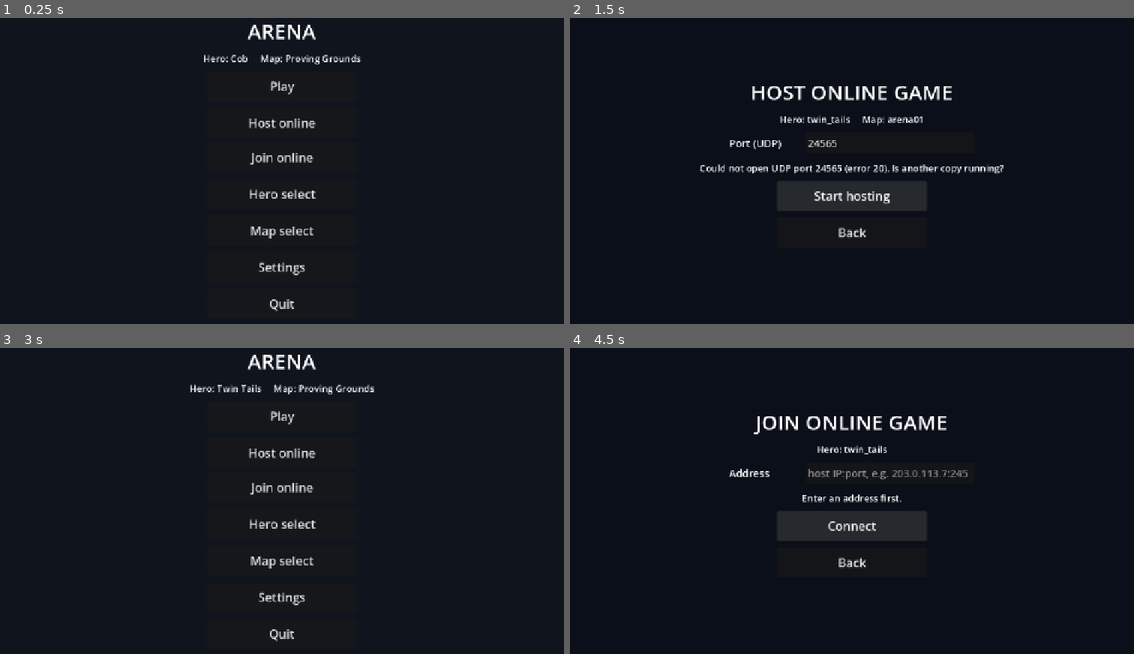
Above: before the commit, frames 1-4 (two rows, left to right).
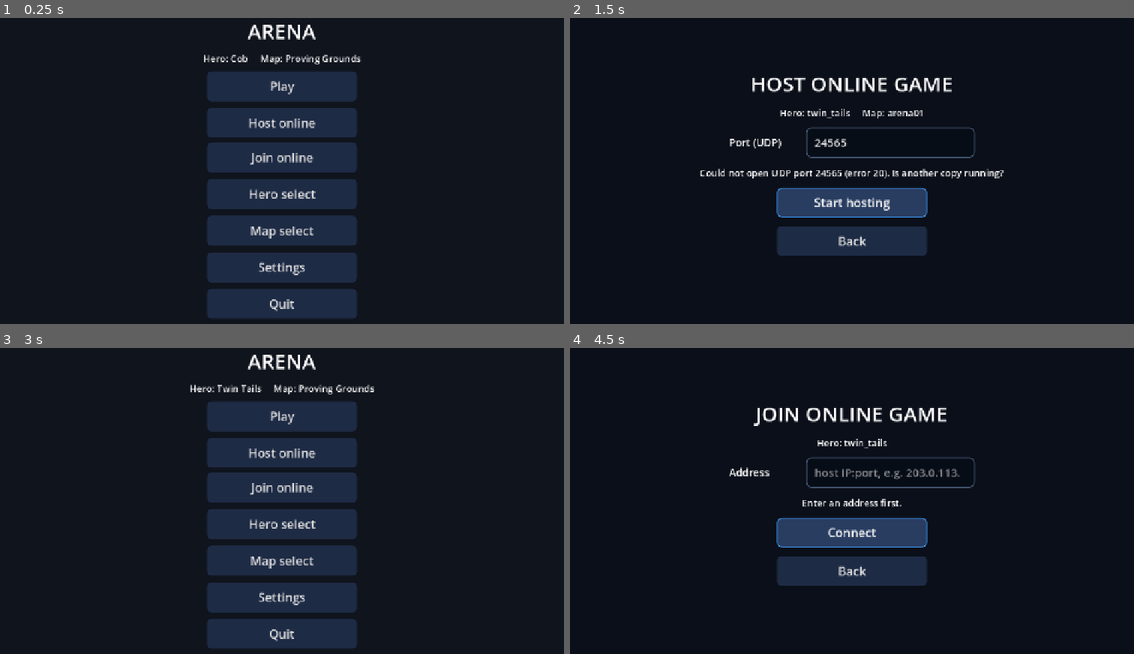
Above: after the commit, the same moments.

Repository: AvocadoFlour/arena
Game: Godot game, scene res://src/main.tscn
Same seed, same stepped clock (60 frames per second), same inputs: the game is played once before the commit and once after it.
Inputs:
- Up to frame 1 (0.25 s): no input
- Up to frame 2 (1.5 s): click "Host online" at 0.5 s; click "Start hosting" at 1.25 s
- Up to frame 3 (3 s): click "Start hosting" at 2 s; click "Back" at 2.75 s
- Up to frame 4 (4.5 s): click "Join online" at 3.5 s; click "Connect" at 4.25 s

The runs differ from the first frame. In frame 1, 17% of the frame differs, in the area x 36-64%, y 17-99%; in frame 2, 9.3%; in frame 3, 17%; in frame 4, 8.5%.

Commit message:
UI round 4: Music/SFX bus sliders, persisted low_quality setting + signal, UI-side polish of Host/Join screens, tests

Diff:
--- a/src/ui/main_menu.gd
+++ b/src/ui/main_menu.gd
@@ -54,7 +54,7 @@
             return e.name
     return "-"
 
-func _centered_column() -> Array:
+func _centered_column(scroll := false) -> Array:
     var root := Control.new()
     root.set_anchors_preset(Control.PRESET_FULL_RECT)
     var m := MenuStyle.margin()
@@ -62,7 +62,15 @@
     var v := VBoxContainer.new()
     v.alignment = BoxContainer.ALIGNMENT_CENTER
     v.add_theme_constant_override("separation", 14)
-    m.add_child(v)
+    if scroll:   # long pages scroll instead of overflowing on 720p / phone screens
+        var sc := ScrollContainer.new()
+        sc.horizontal_scroll_mode = ScrollContainer.SCROLL_MODE_DISABLED
+        v.size_flags_horizontal = Control.SIZE_EXPAND_FILL
+        v.size_flags_vertical = Control.SIZE_EXPAND_FILL
+        sc.add_child(v)
+        m.add_child(sc)
+    else:
+        m.add_child(v)
     return [root, v]
 
 ## Network hook (core fills this; UI builds no Host/Join flow). Empty and hidden until used.
@@ -81,7 +89,8 @@
 func add_screen(n: String, c: Control) -> void:
     c.set_anchors_preset(Control.PRESET_FULL_RECT)
     screens[n] = c
-    $Background.add_child(c)
+    $Background.add_child(c)   # runs c._ready(), so polish sees the built widgets
+    MenuStyle.polish(c)
     c.visible = current == n
 
 func _main_screen() -> Control:
@@ -139,7 +148,7 @@
     _refresh_info()
 
 func _settings_screen() -> Control:
-    var rv := _centered_column()
+    var rv := _centered_column(true)
     var v: VBoxContainer = rv[1]
     v.add_child(MenuStyle.title("Settings"))
     var mode := OptionButton.new()
@@ -169,6 +178,10 @@
     fov.value = Settings.fov
     fov.value_changed.connect(func(x): Settings.fov = x; _changed())
     v.add_child(_row("Field of view", fov))
+    var lq := MenuStyle.toggle("Low quality (faster on weak GPUs / phones)", Settings.low_quality,
+        func(on): Settings.set_low_quality(on); Settings.save())
+    lq.name = "LowQualityToggle"
+    v.add_child(lq)
     v.add_child(MenuStyle.button("Audio", func(): show_screen("audio")))
     v.add_child(MenuStyle.button("Controls / key bindings", func(): show_screen("keybinds")))
     v.add_child(MenuStyle.button("Back", func(): show_screen("main")))
--- a/src/ui/menu_style.gd
+++ b/src/ui/menu_style.gd
@@ -11,7 +11,65 @@
     b.add_theme_font_size_override("font_size", 26)
     b.focus_mode = Control.FOCUS_ALL
     b.pressed.connect(cb)
+    style_button(b)
     return b
+
+const ACCENT := Color("#3ea0ff")
+const PANEL := Color(0.08, 0.11, 0.18, 0.95)
+
+static func _box(bg: Color, border := Color(0, 0, 0, 0), bw := 0) -> StyleBoxFlat:
+    var sb := StyleBoxFlat.new()
+    sb.bg_color = bg
+    sb.set_corner_radius_all(10)
+    sb.set_border_width_all(bw)
+    sb.border_color = border
+    sb.content_margin_left = 18
+    sb.content_margin_right = 18
+    sb.content_margin_top = 8
+    sb.content_margin_bottom = 8
+    return sb
+
+static func style_button(b: BaseButton) -> void:
+    b.add_theme_stylebox_override("normal", _box(Color(0.12, 0.17, 0.27)))
+    b.add_theme_stylebox_override("hover", _box(Color(0.16, 0.24, 0.38), ACCENT, 2))
+    b.add_theme_stylebox_override("pressed", _box(ACCENT.darkened(0.3)))
+    b.add_theme_stylebox_override("focus", _box(Color(0, 0, 0, 0), ACCENT, 3))
+
+static func style_line_edit(e: LineEdit) -> void:
+    e.custom_minimum_size.y = maxf(e.custom_minimum_size.y, MIN_BUTTON.y)
+    e.custom_minimum_size.x = maxf(e.custom_minimum_size.x, 360)
+    e.add_theme_font_size_override("font_size", 24)
+    e.add_theme_stylebox_override("normal", _box(Color(0.03, 0.05, 0.09), Color(0.3, 0.38, 0.5), 2))
+    e.add_theme_stylebox_override("focus", _box(Color(0, 0, 0, 0), ACCENT, 3))
+
+## Touch-sized on/off toggle row (CheckButton, >= 64 px).
+static func toggle(text: String, on: bool, cb: Callable) -> CheckButton:
+    var c := CheckButton.new()
+    c.text = text
+    c.button_pressed = on
+    c.custom_minimum_size = MIN_BUTTON
+    c.add_theme_font_size_override("font_size", 22)
+    c.toggled.connect(cb)
+    return c
+
+## Visual-only pass over a screen built elsewhere (e.g. core NetPanel via MainMenu.add_screen):
+## enforces touch sizes and the shared look on buttons/line edits, and narrows/spaces the content
+## column. Never touches text, signals, or behaviour.
+static func polish(root: Node) -> void:
+    for n in root.find_children("*", "", true, false):
+        if n is Button:
+            n.custom_minimum_size.y = maxf(n.custom_minimum_size.y, MIN_BUTTON.y)
+            n.custom_minimum_size.x = maxf(n.custom_minimum_size.x, MIN_BUTTON.x)
+            style_button(n)
+        elif n is LineEdit:
+            style_line_edit(n)
+        elif n is MarginContainer and not n.has_meta("polished"):
+            n.set_meta("polished", true)
+            for side in ["left", "right"]:
+                n.add_theme_constant_override("margin_" + side, 160)
+        elif n is VBoxContainer and n.get_parent() is MarginContainer and not n.has_meta("polished"):
+            n.set_meta("polished", true)
+            n.add_theme_constant_override("separation", 18)
 
 static func label(text: String, size := 22) -> Label:
     var l := Label.new()
--- a/src/ui/settings.gd
+++ b/src/ui/settings.gd
@@ -19,6 +19,16 @@
 ## (today only "Master"); otherwise just persisted for when audio arrives.
 const AUDIO_BUSES := ["Master", "Music", "SFX"]
 var volumes := {"Master": 1.0, "Music": 0.8, "SFX": 1.0}
+## Low-quality mode for other modules (Maps: fewer decorations/shadows, etc.). Read
+## `Settings.low_quality`; connect `low_quality_changed(on)` to react live. Emitted only on change.
+signal low_quality_changed(on: bool)
+var low_quality := false
+
+func set_low_quality(on: bool) -> void:
+    if on == low_quality:
+        return
+    low_quality = on
+    low_quality_changed.emit(on)
 
 func _ready() -> void:
     load_from(PATH)
@@ -37,6 +47,7 @@
     resolution = cfg.get_value("video", "resolution", resolution)
     sensitivity = cfg.get_value("input", "sensitivity", sensitivity)
     fov = clampf(float(cfg.get_value("video", "fov", fov)), FOV_MIN, FOV_MAX)
+    set_low_quality(bool(cfg.get_value("video", "low_quality", low_quality)))
     for b in AUDIO_BUSES:
         volumes[b] = clampf(float(cfg.get_value("audio", b, volumes[b])), 0.0, 1.0)
     return true
@@ -47,6 +58,7 @@
     cfg.set_value("video", "resolution", resolution)
     cfg.set_value("input", "sensitivity", sensitivity)
     cfg.set_value("video", "fov", fov)
+    cfg.set_value("video", "low_quality", low_quality)
     for b in AUDIO_BUSES:
         cfg.set_value("audio", b, volumes[b])
     cfg.save(path)
--- /dev/null
+++ b/tests/ui_round4_test.gd
@@ -0,0 +1,100 @@
+extends "res://tests/test_base.gd"
+## UI round 4: Music/SFX buses, low_quality setting + signal, Host/Join (NetPanel) visual polish.
+var tree: SceneTree
+
+func test_music_sfx_sliders_drive_buses() -> void:
+    var keep: Dictionary = Settings.volumes.duplicate()
+    for bus in ["Music", "SFX"]:
+        var i := AudioServer.get_bus_index(bus)
+        check(i > 0, bus + " bus exists")
+        var mm := MainMenu.new()
+        tree.root.add_child(mm)
+        var sl: HSlider = mm.screens.audio.find_child(bus + "Slider", true, false)
+        sl.value = 0.4
+        near(db_to_linear(AudioServer.get_bus_volume_db(i)), 0.4, 0.01, bus + " slider applied to bus")
+        sl.value = 0.0
+        check(AudioServer.is_bus_mute(i), bus + " muted at 0")
+        mm.free()
+    Settings.volumes = keep
+    Settings.apply_audio()
+    Settings.save()
+
+func test_low_quality_persist_and_signal() -> void:
+    var keep: bool = Settings.low_quality
+    Settings.set_low_quality(false)
+    var got := []
+    var cb := func(on): got.append(on)
+    Settings.low_quality_changed.connect(cb)
+    Settings.set_low_quality(true)
+    Settings.set_low_quality(true)
+    check(got == [true], "emits once on change (%s)" % [got])
+    var path := "user://ui_test_lq.cfg"
+    Settings.save(path)
+    Settings.set_low_quality(false)
+    check(Settings.load_from(path) and Settings.low_quality, "persisted")
+    check(got == [true, false, true], "load emits change")
+    Settings.low_quality_changed.disconnect(cb)
+    Settings.set_low_quality(keep)
+    DirAccess.remove_absolute(path)
+
+func test_low_quality_toggle_on_settings_page() -> void:
+    var keep: bool = Settings.low_quality
+    Settings.set_low_quality(false)
+    var mm := MainMenu.new()
+    tree.root.add_child(mm)
+    var t: CheckButton = mm.screens.settings.find_child("LowQualityToggle", true, false)
+    check(t != null and t.custom_minimum_size.y >= 64, "touch-sized toggle")
+    t.button_pressed = true
+    check(Settings.low_quality, "toggle sets setting")
+    check(mm.screens.settings.find_children("*", "ScrollContainer", true, false).size() > 0, "settings page scrolls")
+    mm.free()
+    Settings.set_low_quality(keep)
+    Settings.save()
+
+func test_net_screens_polished_without_behaviour_change() -> void:
+    # Only "join" uses the real NetPanel: the host panel calls Net.fetch_public_ip() (HTTP to
+    # api.ipify.org) in _ready, which a unit test must not do. Host polish is covered below.
+    for kind in ["join"]:
+        var mm := MainMenu.new()
+        tree.root.add_child(mm)
+        var p := NetPanel.new(kind)
+        var closed := []
+        p.closed.connect(func(): closed.append(1))
+        mm.add_screen("net_" + kind, p)
+        for e in p.find_children("*", "LineEdit", true, false):
+            check(e.custom_minimum_size.y >= 64, kind + " line edit touch height")
+            check(e.has_theme_stylebox_override("normal"), kind + " line edit styled")
+        var btns: Array = p.find_children("*", "Button", true, false)
+        check(btns.size() == 2, kind + " still 2 buttons")
+        for b in btns:
+            check(b.custom_minimum_size.y >= 64 and b.has_theme_stylebox_override("hover"), kind + " button styled: " + b.text)
+        btns[1].pressed.emit()
+        check(closed == [1], kind + " Back still emits closed")
+        if kind == "join":
+            p._go()   # empty address: core validation message unchanged
+            check(p.status.text == "Enter an address first.", "join logic untouched")
+        mm.free()
+
+func test_polish_host_like_screen() -> void:
+    var root := Control.new()
+    var m := MarginContainer.new()
+    var v := VBoxContainer.new()
+    var e := LineEdit.new()
+    e.text = "7777"
+    e.custom_minimum_size = Vector2(360, 48)
+    var b := Button.new()
+    b.text = "Start hosting"
+    var hits := []
+    b.pressed.connect(func(): hits.append(1))
+    root.add_child(m)
+    m.add_child(v)
+    v.add_child(e)
+    v.add_child(b)
+    MenuStyle.polish(root)
+    MenuStyle.polish(root)   # idempotent
+    check(e.custom_minimum_size.y >= 64 and e.text == "7777", "edit sized, text kept")
+    check(b.custom_minimum_size.y >= 64 and b.text == "Start hosting", "button sized, text kept")
+    b.pressed.emit()
+    check(hits == [1], "signal untouched")
+    check(m.get_theme_constant("margin_left") == 160, "column narrowed")
+    root.free()
Not shown, added: tests/ui_round4_test.gd.uid
Not shown, changed: docs/requests/ui.md
Not shown, changed: src/ui/README.md
